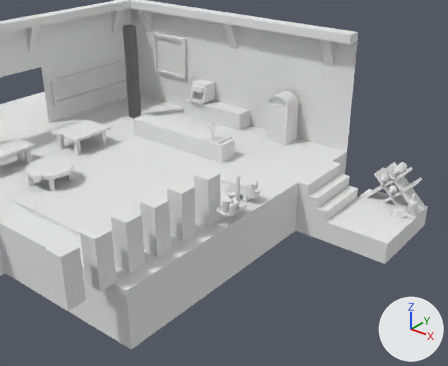
Renders of the Blender file raw_assets/3D/honest_jam.blend from each side of a commit.
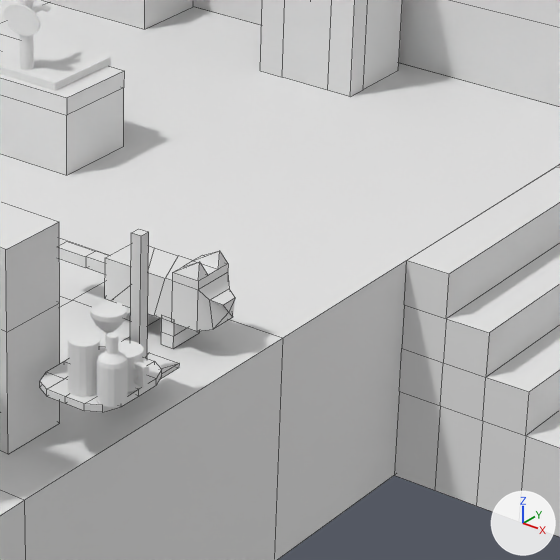
There are two pictures of each version: one from a 50 mm lens placed at (56.2, -52.43, 24.28), pointed at (26.04, -14.73, 0.9), one close up on the part from 46% to 74% of the width and 34% to 68% of the height. The lights are fixed; the arrows at lower right show +X, +Y and +Z. The close-ups show mesh edges as thin lines.

Objects in the first close-up: 'Bar', 'Basement', 'BeerTap', 'Carpet', 'CatBody', 'ConsumableBeer', 'ConsumableBeerBottle', 'Floor', 'Jukebox', 'Mop', 'Player', 'Walls'.
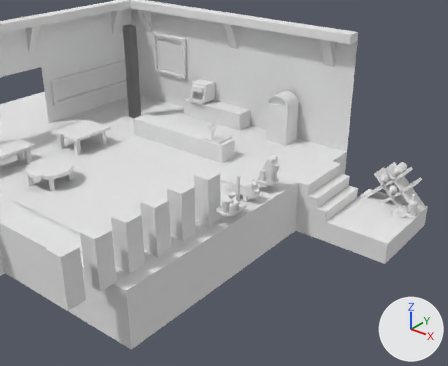
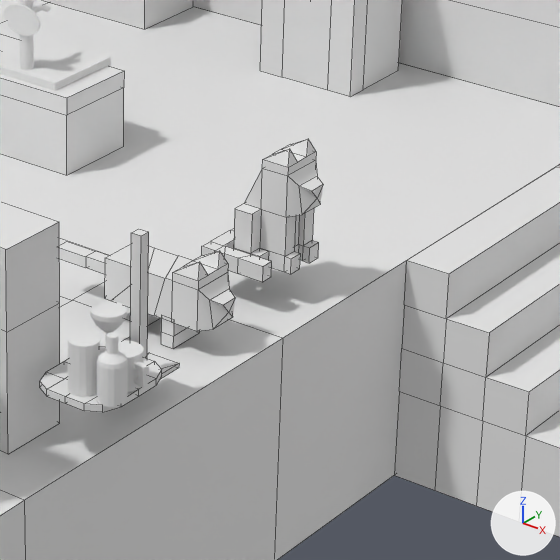
Boxes [x1, y1, x2, y2] around the edits, measured in the close-ups (560 x 560 px):
'CatChillout', added: after [202, 139, 323, 282]

The change, as a diff of the scene's bpy script:
```diff
--- a/raw_assets/3D/honest_jam.blend.py
+++ b/raw_assets/3D/honest_jam.blend.py
@@ me_cube_022 @@
+me_cube_022.from_pydata(...)  # 111 vertices, 109 faces; spans x -0.33..1.58, y -1.11..0.77, z -0.68..1.84
+me_cube_022.materials.append(mat_palette)  # its picture is missing
@@ ob_catchillout @@
+ob_catchillout = bpy.data.objects.new('CatChillout', me_cube_022)
+ob_catchillout.location = (28.04, -11.78, 1.43)
```
